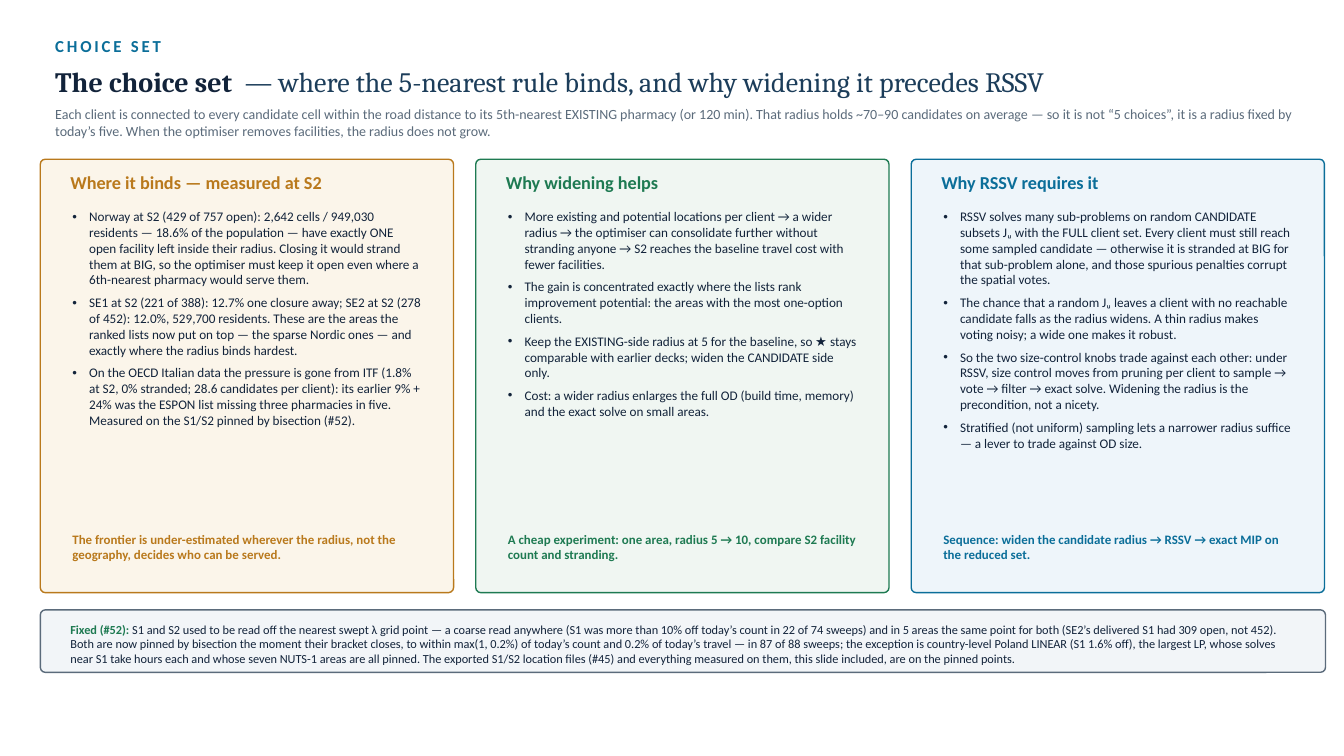
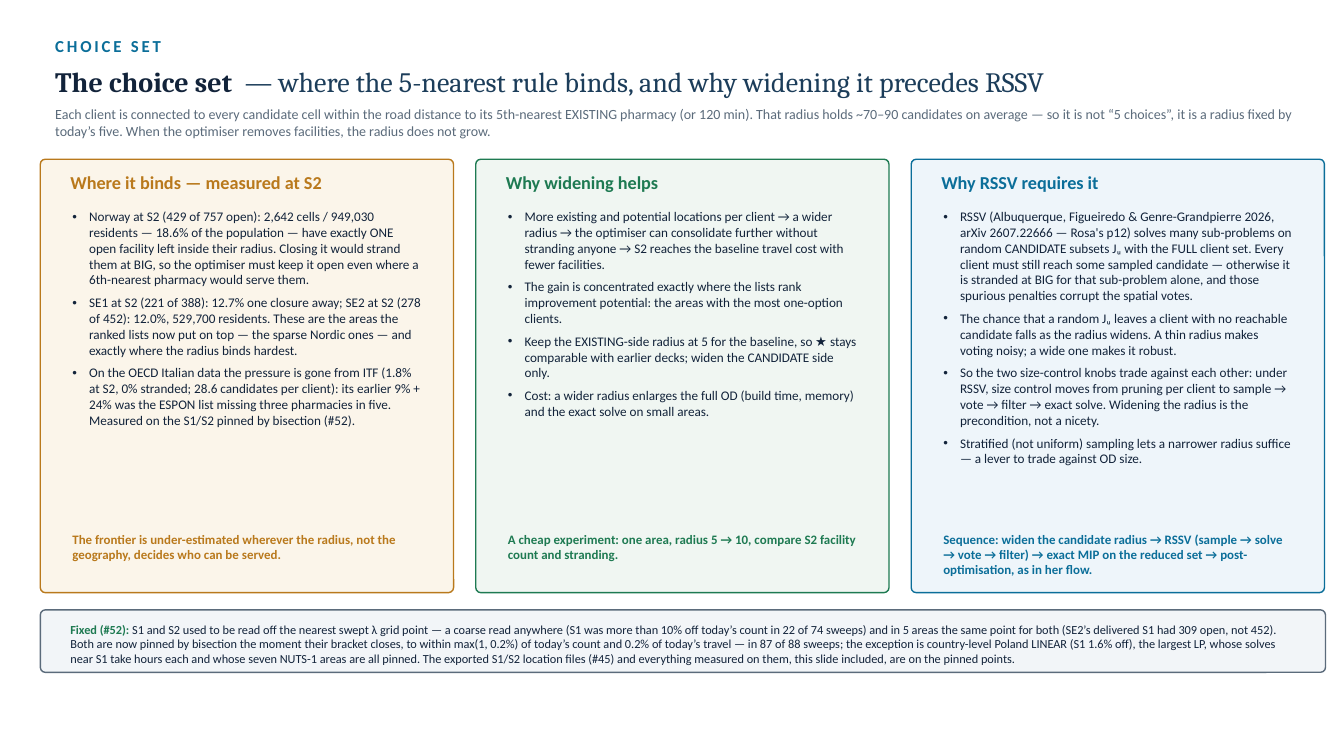
Before and after one commit to ObjectVision/NetworkModel_EU, a slide deck: slide 9 of doc/lambda_sweep5.pptx. Drawn at 1344x756 pixels with LibreOffice and Linux fonts; fonts in the diff are those of the drawing. Boxes give left, top, right and bottom in pixels: in the first picture for what was removed or moved away, otherwise in the second. Text is boxed around its words. In the diff, an @@ line names an element or a change of style, - is before the commit and + after.

```diff
--- a/doc/lambda_sweep5.pptx
+++ b/doc/lambda_sweep5.pptx
@@ text at (960, 211, 1292, 302): text changed @@
-• RSSV solves many sub-problems on random CANDIDATE subsets Jᵤ with the FULL client set. Every client must still reach some sampled candidate — otherwise it is stranded at BIG for that sub-problem alone, and those spurious penalties corrupt the spatial votes.
+• RSSV (Albuquerque, Figueiredo & Genre-Grandpierre 2026, arXiv 2607.22666 — Rosa's p12) solves many sub-problems on random CANDIDATE subsets Jᵤ with the FULL client set. Every client must still reach some sampled candidate — otherwise it is stranded at BIG for that sub-problem alone, and those spurious penalties corrupt the spatial votes.
@@ text at (943, 534, 1283, 576): text changed @@
-Sequence: widen the candidate radius → RSSV → exact MIP on the reduced set.
+Sequence: widen the candidate radius → RSSV (sample → solve → vote → filter) → exact MIP on the reduced set → post-optimisation, as in her flow.
```
Also in this commit, not shown: 12 other slides changed, 2 slides added, 1 slide removed, 5 other files.
